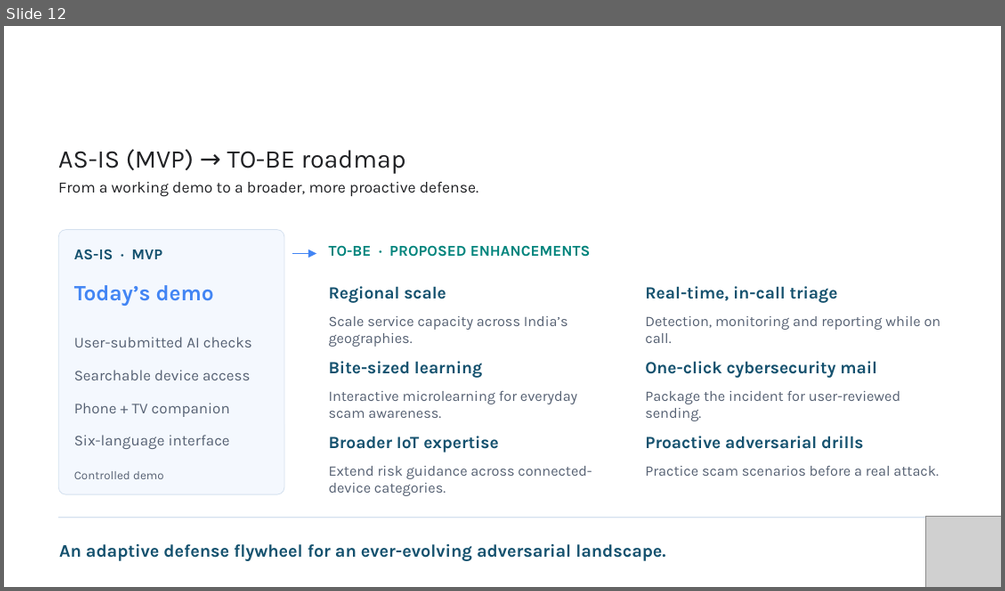
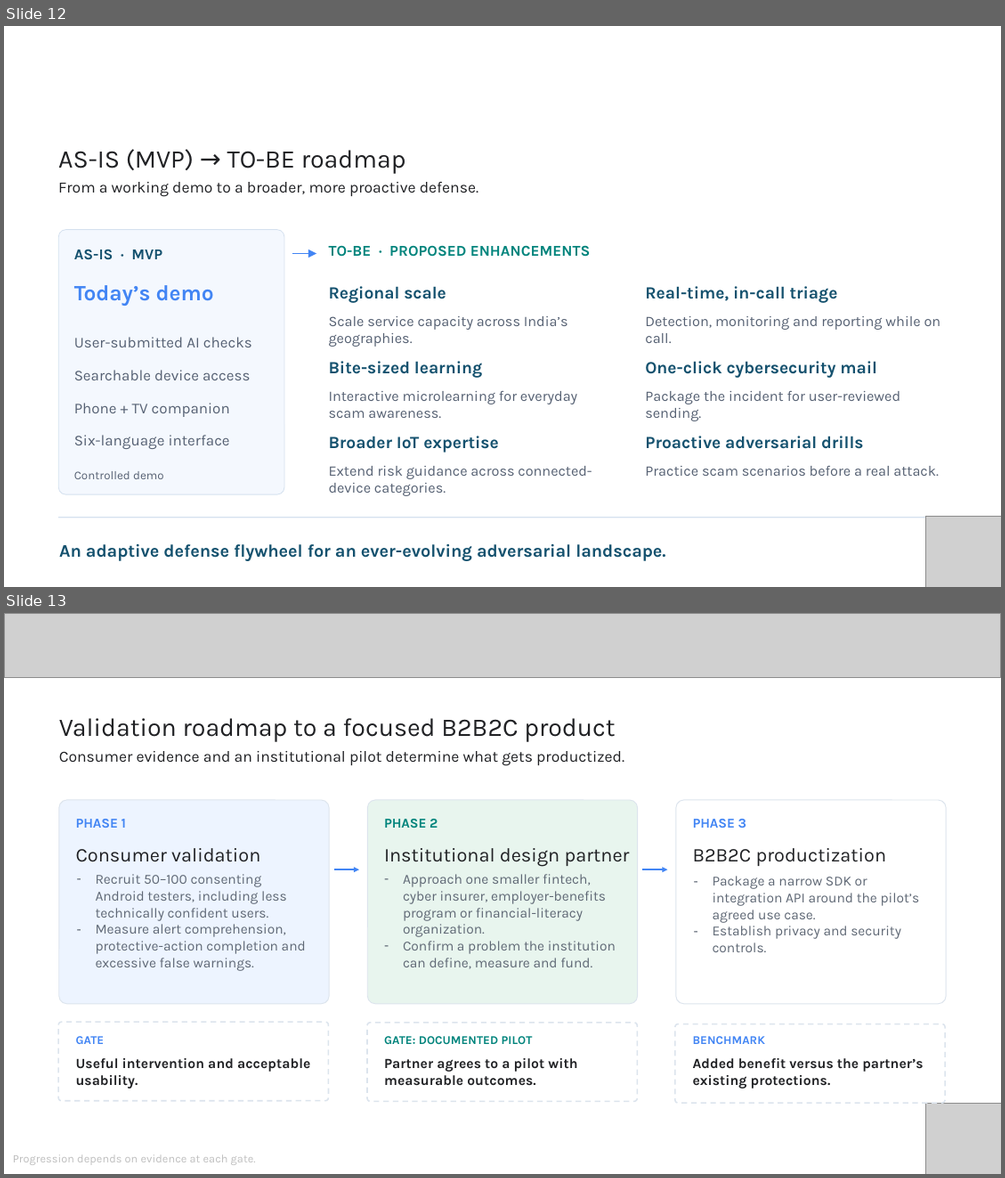
Before and after one commit to abhnovice/Dhalam-Hack2Skill, a slide deck: docs/submission/Dhalam_AI_Pitch_Final.pptx. Shown one above the other, each under a label of ours: slide 12 before the commit, slides 12 and 13 after it. The pictures are 1005x591 and 1005x1178 pixels, drawn with LibreOffice and Linux fonts; fonts in the diff are those of the drawing; grey boxes stand for pictures; background and template pictures are left out. Boxes give left, top, right and bottom in pixels: in the first picture for what was removed or moved away, otherwise in the second. Text is boxed around its words. In the diff, an @@ line names an element or a change of style, - is before the commit and + after.

```diff
--- a/docs/submission/Dhalam_AI_Pitch_Final.pptx
+++ b/docs/submission/Dhalam_AI_Pitch_Final.pptx
@@ slide 13 added at (x1=4, y1=613, x2=1001, y2=1174), background #FFFFFF @@
@@ picture added at (x1=4, y1=613, x2=1001, y2=678) @@
@@ text added at (x1=59, y1=718, x2=615, y2=742), 18.4 pt, text #202124 @@
+Validation roadmap to a focused B2B2C product
@@ text added at (x1=59, y1=751, x2=624, y2=766), 11.2 pt, text #202124 @@
+Consumer evidence and an institutional pilot determine what gets productized.
@@ rounded rectangle added at (x1=59, y1=801, x2=329, y2=1004), fill #EDF4FF, outline #DCE4ED 0.6 pt @@
@@ text added at (x1=76, y1=819, x2=126, y2=827), 9.8 pt, text #4285F4, bold @@
+PHASE 1
@@ rounded rectangle added at (x1=368, y1=801, x2=638, y2=1004), fill #E8F5EE, outline #DCE4ED 0.6 pt @@
@@ text added at (x1=384, y1=819, x2=437, y2=827), 9.8 pt, text #00847C, bold @@
+PHASE 2
@@ rounded rectangle added at (x1=676, y1=801, x2=946, y2=1004), fill #FFFFFF, outline #DCE4ED 0.6 pt @@
@@ text added at (x1=693, y1=819, x2=746, y2=827), 9.8 pt, text #4285F4, bold @@
+PHASE 3
@@ text added at (x1=76, y1=848, x2=260, y2=862), 14 pt, text #202124 @@
+Consumer validation
@@ text added at (x1=384, y1=848, x2=630, y2=867), 14 pt, text #202124 @@
+Institutional design partner
@@ text added at (x1=693, y1=848, x2=887, y2=866), 14 pt, text #202124 @@
+B2B2C productization
@@ text added at (x1=96, y1=874, x2=306, y2=971), 10 pt, text #5F6875 @@
+– Recruit 50–100 consenting Android testers, including less technically confident users.
+– Measure alert comprehension, protective-action completion and excessive false warnings.
@@ arrow added from (334, 869) to (359, 869), #4285F4 0.9 pt @@
@@ text added at (x1=403, y1=874, x2=615, y2=969), 10 pt, text #5F6875 @@
+– Approach one smaller fintech, cyber insurer, employer-benefits program or financial-literacy organization.
+– Confirm a problem the institution can define, measure and fund.
@@ arrow added from (643, 869) to (668, 869), #4285F4 0.9 pt @@
@@ text added at (x1=712, y1=876, x2=920, y2=952), 10 pt, text #5F6875 @@
+– Package a narrow SDK or integration API around the pilot’s agreed use case.
+– Establish privacy and security controls.
@@ rounded rectangle added at (x1=59, y1=1022, x2=329, y2=1101), outline #DCE4ED 1 pt dashed @@
@@ text added at (x1=76, y1=1036, x2=105, y2=1044), 8.6 pt, text #4285F4, bold @@
+GATE
@@ rounded rectangle added at (x1=367, y1=1022, x2=637, y2=1102), outline #DCE4ED 1 pt dashed @@
@@ text added at (x1=384, y1=1036, x2=533, y2=1044), 8.6 pt, text #00847C, bold @@
+GATE: DOCUMENTED PILOT
@@ rounded rectangle added at (x1=675, y1=1023, x2=945, y2=1103), outline #DCE4ED 1 pt dashed @@
@@ text added at (x1=693, y1=1036, x2=766, y2=1044), 8.6 pt, text #4285F4, bold @@
+BENCHMARK
@@ text added at (x1=76, y1=1058, x2=310, y2=1088), 10.1 pt, text #202124, bold @@
+Useful intervention and acceptable usability.
@@ text added at (x1=384, y1=1058, x2=577, y2=1085), 10.1 pt, text #202124, bold @@
+Partner agrees to a pilot with measurable outcomes.
@@ text added at (x1=693, y1=1058, x2=922, y2=1088), 10.1 pt, text #202124, bold @@
+Added benefit versus the partner’s existing protections.
@@ picture added at (x1=926, y1=1103, x2=1001, y2=1174) @@
@@ text added at (x1=13, y1=1154, x2=256, y2=1165), 8.2 pt, text #BFBFBF @@
+Progression depends on evidence at each gate.
```
Also in this commit, not shown: 2 slides changed, 1 other slide added, 2 slides removed.
